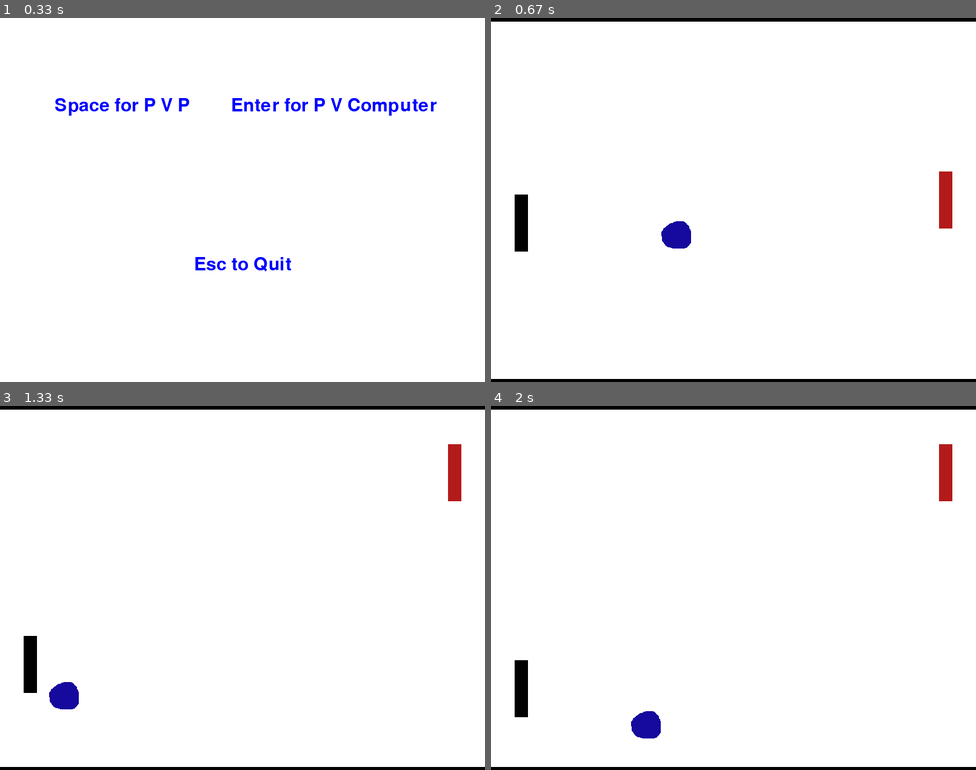
Above: before the commit, frames 1-4 (two rows, left to right).
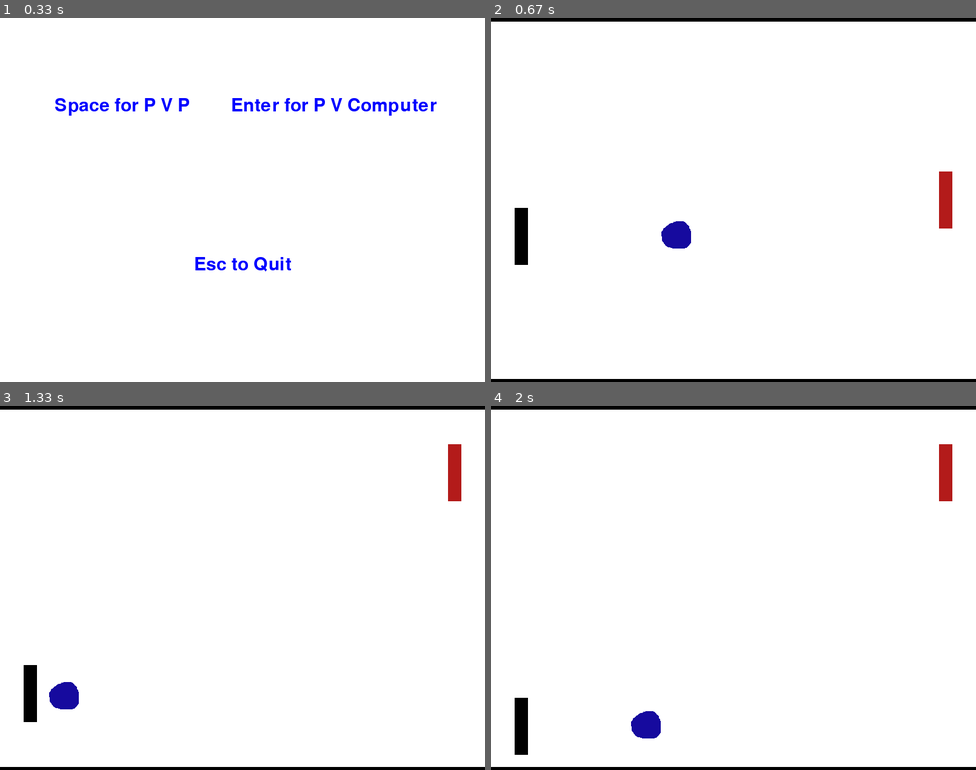
Above: after the commit, the same moments.

Repository: snthebeast03/Pong-Game
Game: pygame game, started from pong game new.py
The game is run twice, just before and just after one commit, with the same random seed, the same clock (stepped at 60 frames per second) and the same inputs.
Inputs:
- Up to frame 1 (0.33 s): no input
- Up to frame 2 (0.67 s): tap Enter at 0.33 s
- Up to frame 3 (1.33 s): tap S at 0.67 s; hold Up from 1 s (still down); tap Space at 1.07 s
- Up to frame 4 (2 s): tap Space at 1.37, 1.57, 1.9 s; release Up at 1.47 s; hold Down 1.5-1.8 s; hold Up from 1.83 s (still down)

Frame 1 is identical in both runs. In frame 2, 0.2% of the frame differs, in the area x 4-8%, y 48-68%; in frame 3, 0.4%; in frame 4, 0.6%, in the area x 4-8%, y 69-96%.

Commit message:
Improved PVE Mode

Diff:
--- a/pong game new.py
+++ b/pong game new.py
@@ -170,10 +170,11 @@
         global paddley, bally
         paddley = blackplayer.rect.center[1]
         bally = ball.rect.center[1]
-        if bally > paddley:
-            blackplayer.rect.move_ip(0, (paddle_speed-8))
-        if bally < paddley:
-            blackplayer.rect.move_ip(0, -1*(paddle_speed-8))
+        ballx = ball.rect.center[0]
+        if bally > paddley and ballx < 400:
+            blackplayer.rect.move_ip(0, (paddle_speed-4))
+        if bally < paddley and ballx < 400:
+            blackplayer.rect.move_ip(0, -1*(paddle_speed-4))
         if ball.rect.colliderect(redplayer.rect) or ball.rect.colliderect(blackplayer.rect):
             if red == 1:
                 red = 0
@@ -206,6 +207,6 @@
             paddle_speed += 0.5
             i=i+20
 
-
+        time_taken = round(time.time()-start_time)
         pygame.display.update()
         fps.tick(FPS)
